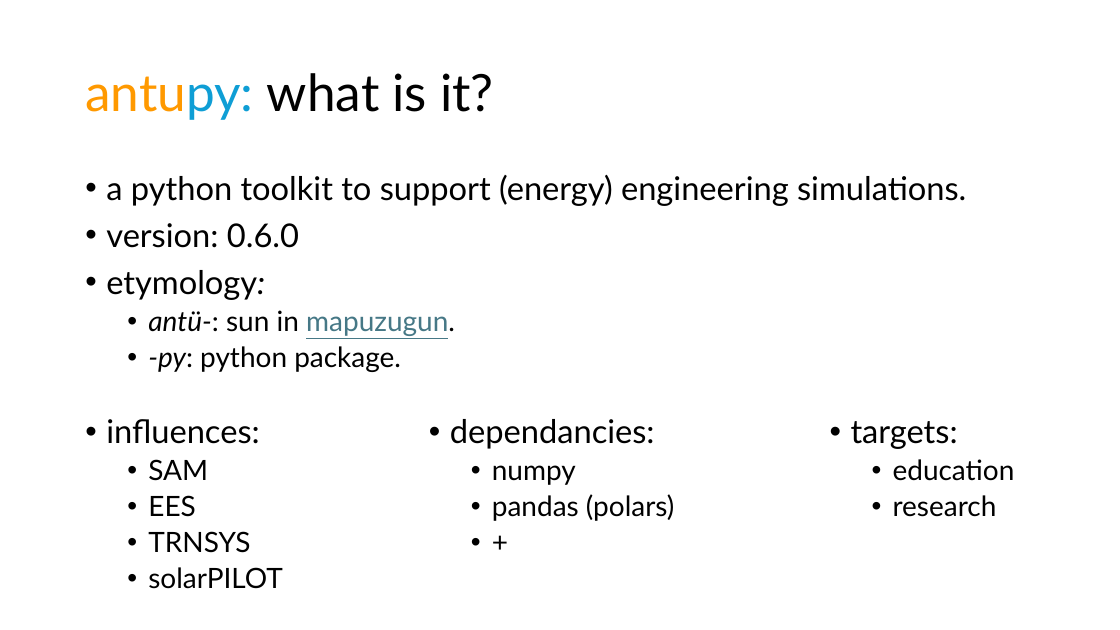
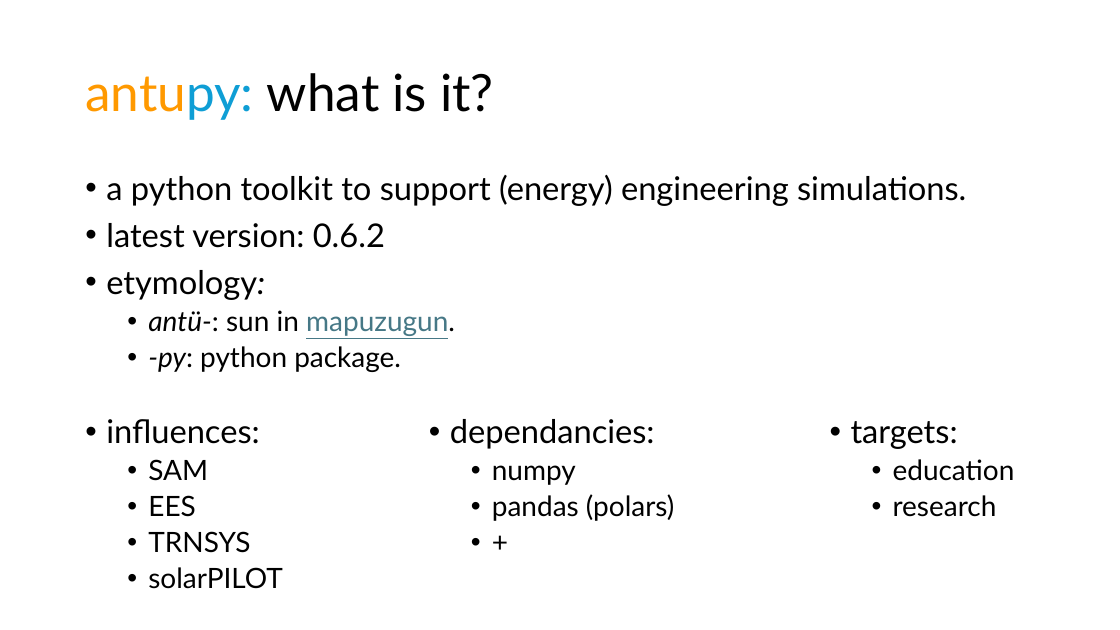
Before and after one commit to DavidSaldivia/antupy, a slide deck: slide 4 of tuts/antupy.pptx. Drawn at 1120x630 pixels with LibreOffice and Linux fonts; fonts in the diff are those of the drawing. Boxes give left, top, right and bottom in pixels: in the first picture for what was removed or moved away, otherwise in the second. Text is boxed around its words. In the diff, an @@ line names an element or a change of style, - is before the commit and + after.

```diff
--- a/tuts/antupy.pptx
+++ b/tuts/antupy.pptx
@@ text at (x1=106, y1=223, x2=385, y2=248): text changed @@
-• version: 0.6.0
+• latest version: 0.6.2
```
Also in this commit, not shown: 4 other slides changed, 1 slide added, 4 other files.
